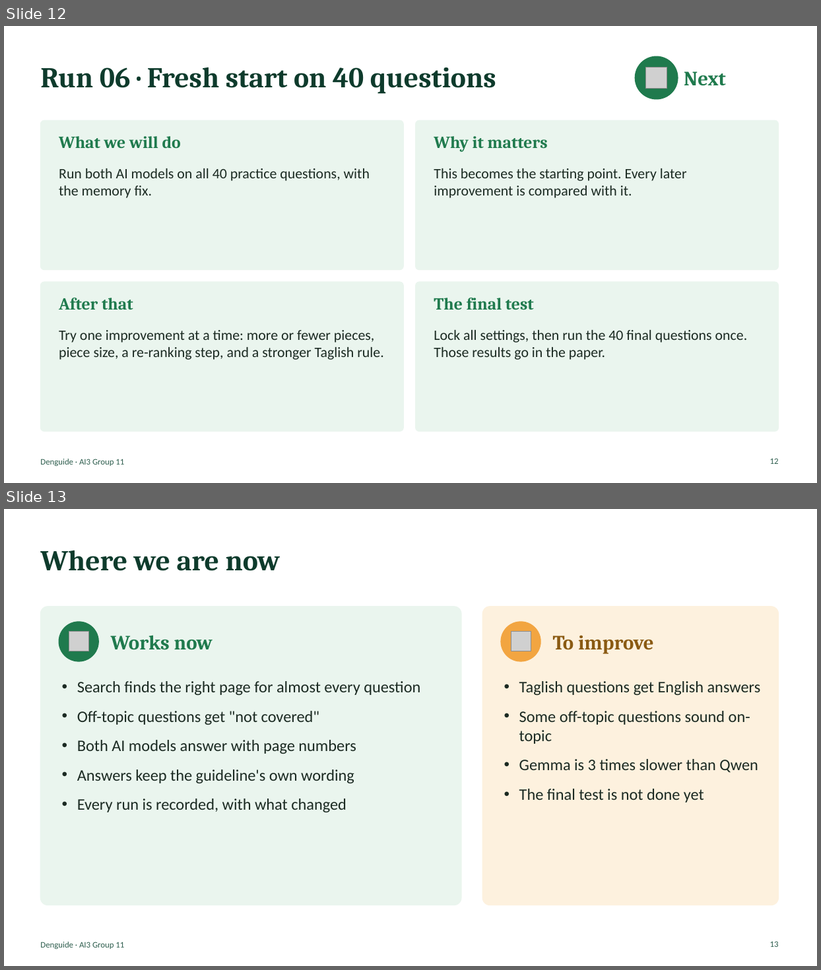
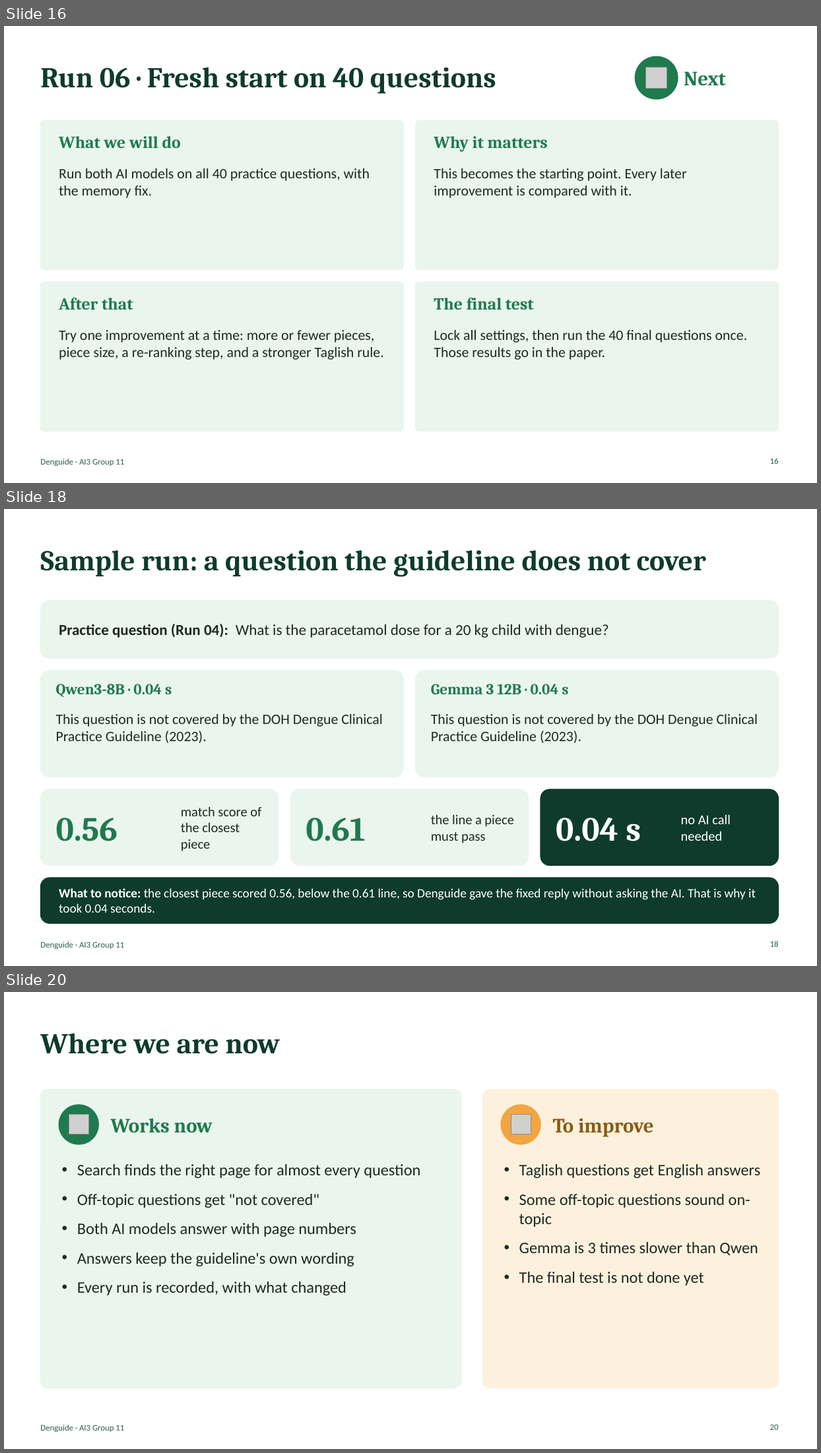
Before and after one commit to IBANNN/denguide, a slide deck: docs/Denguide_Progress_Deck_Check2.pptx. Shown one above the other, each under a label of ours: slides 12 and 13 before the commit, slides 16, 18 and 20 after it; the slides between them are not shown. The pictures are 821x970 and 821x1453 pixels, drawn with LibreOffice and Linux fonts; fonts in the diff are those of the drawing; grey boxes stand for pictures. Boxes give left, top, right and bottom in pixels: in the first picture for what was removed or moved away, otherwise in the second. Text is boxed around its words. In the diff, an @@ line names an element or a change of style, - is before the commit and + after.

Commit message:
Progress deck: cleaning, pieces, metrics and sample-run slides; log issue I-14

```diff
--- a/docs/Denguide_Progress_Deck_Check2.pptx
+++ b/docs/Denguide_Progress_Deck_Check2.pptx
@@ slide 18 added at [4, 509, 817, 966], background #FFFFFF; not listed: 1 template element that a slide beside it also shows @@
@@ text added at [40, 550, 706, 577], 34 pt, text #0E3B2C, bold @@
+Sample run: a question the guideline does not cover
@@ rounded rectangle added at [40, 601, 779, 658], fill #EAF5EE, outline #EAF5EE 1 pt @@
@@ text added at [59, 624, 609, 638], 18 pt, text #1B2A22 @@
+Practice question (Run 04): What is the paracetamol dose for a 20 kg child with dengue?
@@ rounded rectangle added at [40, 671, 403, 778], fill #EAF5EE, outline #EAF5EE 1 pt @@
@@ text added at [56, 684, 172, 697], 18 pt, text #1F7A4D, bold @@
+Qwen3-8B · 0.04 s
@@ rounded rectangle added at [416, 671, 779, 778], fill #EAF5EE, outline #EAF5EE 1 pt @@
@@ text added at [431, 684, 568, 694], 18 pt, text #1F7A4D, bold @@
+Gemma 3 12B · 0.04 s
@@ text added at [56, 714, 383, 743], 17 pt, text #1B2A22 @@
+This question is not covered by the DOH Dengue Clinical Practice Guideline (2023).
@@ text added at [431, 714, 758, 743], 17 pt, text #1B2A22 @@
+This question is not covered by the DOH Dengue Clinical Practice Guideline (2023).
@@ rounded rectangle added at [40, 789, 279, 866], fill #EAF5EE, outline #EAF5EE 1 pt @@
@@ rounded rectangle added at [290, 789, 529, 866], fill #EAF5EE, outline #EAF5EE 1 pt @@
@@ rounded rectangle added at [541, 789, 779, 866], fill #0E3B2C, outline #0E3B2C 1 pt @@
@@ text added at [56, 818, 118, 842], 40 pt, text #1F7A4D, bold @@
+0.56
@@ text added at [181, 807, 261, 852], 16 pt, text #1B2A22 @@
+match score of the closest piece
@@ text added at [306, 818, 365, 842], 40 pt, text #1F7A4D, bold @@
+0.61
@@ text added at [431, 815, 514, 844], 16 pt, text #1B2A22 @@
+the line a piece must pass
@@ text added at [556, 818, 641, 842], 40 pt, text #FFFFFF, bold @@
+0.04 s
@@ text added at [681, 815, 731, 841], 16 pt, text #FFFFFF @@
+no AI call needed
@@ rounded rectangle added at [40, 878, 779, 923], fill #0E3B2C, outline #0E3B2C 1 pt @@
@@ text added at [59, 889, 756, 913], 15 pt, text #FFFFFF @@
+What to notice: the closest piece scored 0.56, below the 0.61 line, so Denguide gave the fixed reply without asking the AI. That is why it took 0.04 seconds.
@@ page number added at [770, 941, 779, 947], 10 pt, text #2E5E4E @@
+18
@@ what was slide 12 is now slide 16 @@
@@ page number at [770, 458, 779, 464]: text changed @@
-12
+16
@@ what was slide 13 is now slide 20 @@
@@ page number at [770, 1424, 779, 1430]: text changed @@
-13
+20
```
Also in this commit, not shown: 1 slide changed, 6 other slides added, 1 other file.
